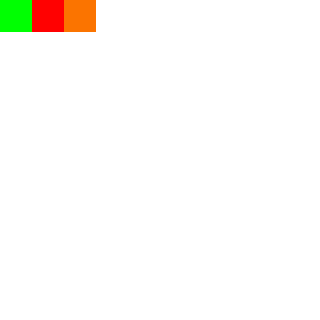
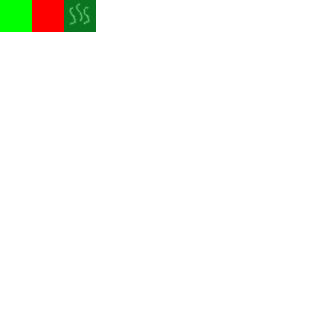
Layered file, before and after one edit (320x320). Changes by layer:
painted on "colors" over bbox(64, 0, 96, 32)
